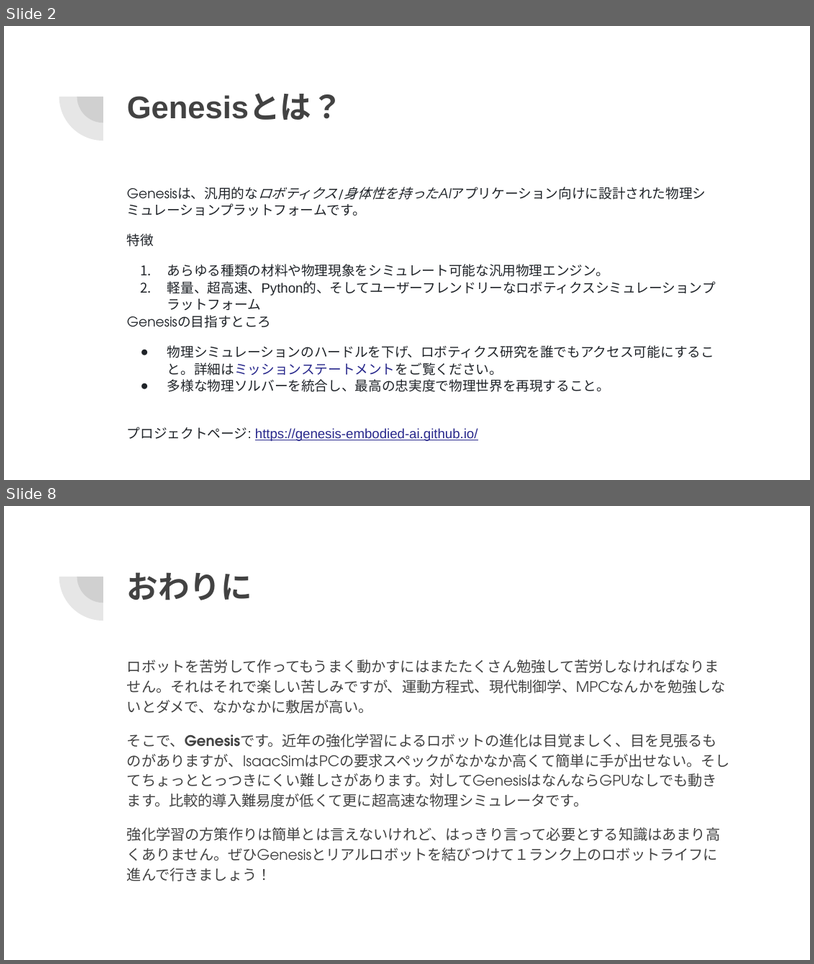
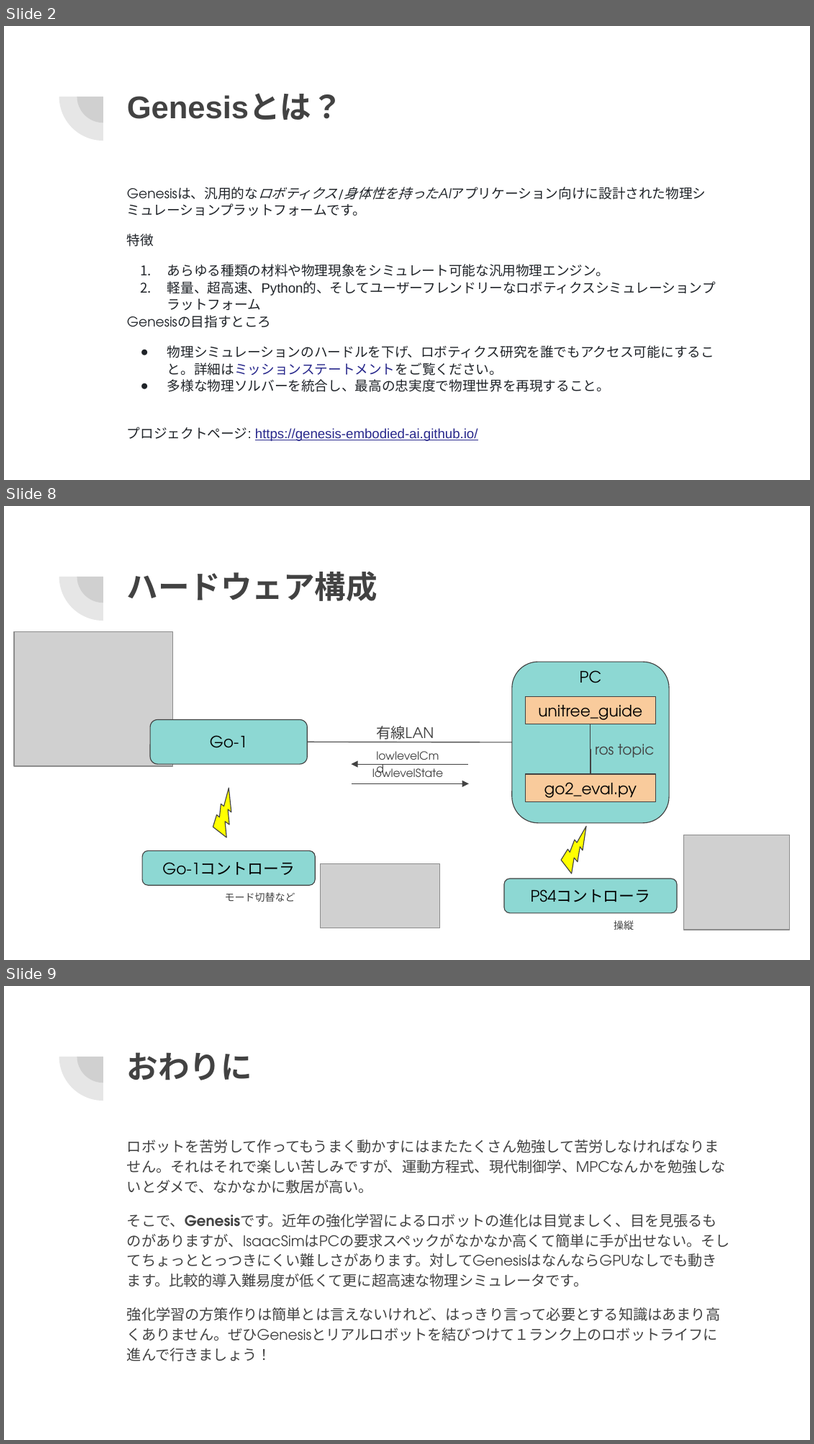
Before and after one commit to shimaken-git/try_sim2real_with_genesis, a slide deck: GenesisとGo-1でsim2realを試す.pptx. Shown one above the other, each under a label of ours: slides 2 and 8 before the commit, slides 2, 8 and 9 after it; the slides between them are not shown. The pictures are 814x964 and 814x1444 pixels, drawn with LibreOffice and Linux fonts; fonts in the diff are those of the drawing; grey boxes stand for pictures. Boxes give left, top, right and bottom in pixels: in the first picture for what was removed or moved away, otherwise in the second. Text is boxed around its words. In the diff, an @@ line names an element or a change of style, - is before the commit and + after.

```diff
--- a/GenesisとGo-1でsim2realを試す.pptx
+++ b/GenesisとGo-1でsim2realを試す.pptx
@@ slide 8 added at bbox=[4, 506, 810, 960], background #FFFFFF; not listed: 2 template elements that a slide beside it also shows @@
@@ title added at bbox=[127, 571, 378, 601], 28 pt, text #424242, bold @@
+ハードウェア構成
@@ picture added at bbox=[15, 632, 173, 767] @@
@@ rounded rectangle added at bbox=[512, 662, 669, 823], fill #8DD8D3, outline #424242 0.75 pt, 14 pt, text #000000 @@
+PC
@@ rectangle added at bbox=[526, 696, 656, 723], fill #F9CB9C, outline #424242 0.75 pt, 14 pt, text #000000 @@
+unitree_guide
@@ rounded rectangle added at bbox=[150, 720, 307, 764], fill #8DD8D3, outline #424242 0.75 pt, 14 pt, text #000000 @@
+Go-1
@@ line added from (307, 741) to (512, 742), #424242 0.75 pt @@
@@ text added at bbox=[368, 740, 452, 770], 10 pt, text #424242 @@
+lowlevelCmd
@@ text added at bbox=[376, 726, 434, 742], 13 pt, text #424242 @@
+有線LAN
@@ elbow line added from (591, 725) to (591, 774), #424242 0.75 pt @@
@@ arrow added from (468, 764) to (352, 764), #424242 0.75 pt @@
@@ text added at bbox=[595, 744, 654, 757], 13 pt, text #424242 @@
+ros topic
@@ arrow added from (352, 783) to (469, 783), #424242 0.75 pt @@
@@ text added at bbox=[373, 765, 443, 777], 10 pt, text #424242 @@
+lowlevelState
@@ rectangle added at bbox=[526, 774, 656, 801], fill #F9CB9C, outline #424242 0.75 pt, 14 pt, text #000000 @@
+go2_eval.py
@@ lightning bolt added at bbox=[200, 788, 250, 840], fill #FFFF00, outline #424242 0.75 pt @@
@@ lightning bolt added at bbox=[554, 826, 598, 875], fill #FFFF00, outline #424242 0.75 pt @@
@@ rounded rectangle added at bbox=[143, 850, 315, 885], fill #8DD8D3, outline #424242 0.75 pt, 14 pt, text #000000 @@
+Go-1コントローラ
@@ picture added at bbox=[684, 835, 790, 929] @@
@@ picture added at bbox=[320, 863, 440, 928] @@
@@ text added at bbox=[225, 892, 296, 901], 9 pt, text #424242 @@
+モード切替など
@@ rounded rectangle added at bbox=[505, 878, 677, 914], fill #8DD8D3, outline #424242 0.75 pt, 14 pt, text #000000 @@
+PS4コントローラ
@@ text added at bbox=[614, 920, 634, 929], 9 pt, text #424242 @@
+操縦
@@ what was slide 8 is now slide 9 @@
```
Also in this commit, not shown: 5 slides changed.
